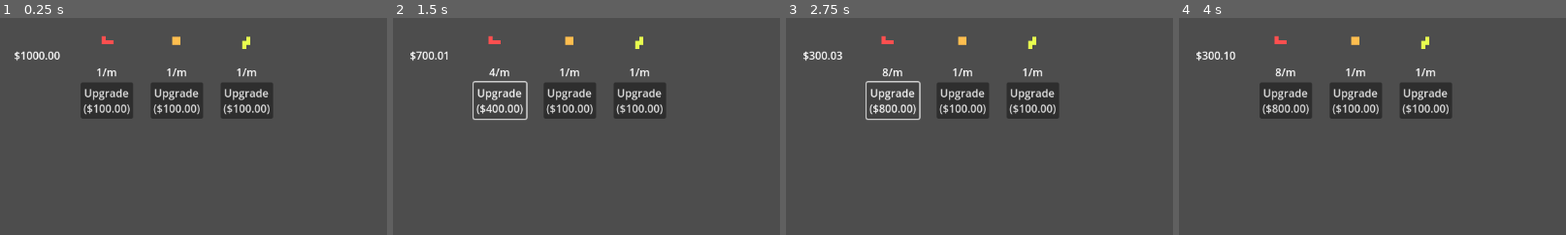
Above: before the commit, frames 1-4 (left to right).
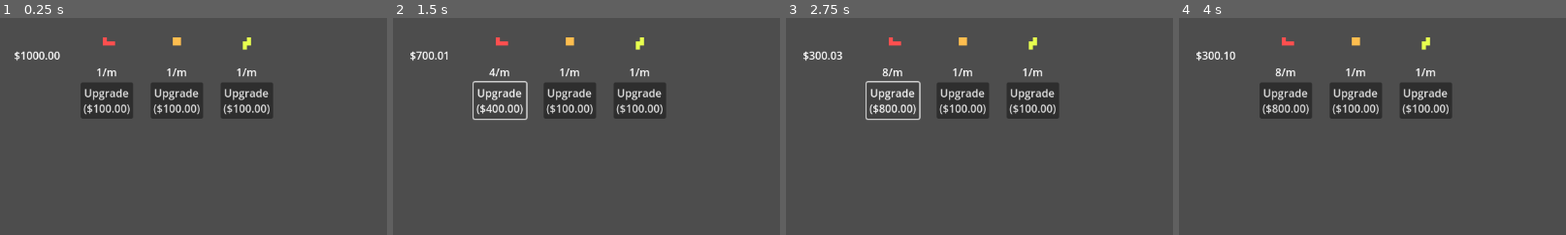
Above: after the commit, the same moments.

Repository: Shtevlogs/Widget-Co
Game: Godot game, scene res://main.tscn
Two runs of this game, one before a commit and one after it. Both use one fixed random seed, a clock stepped at 60 frames per second and the inputs below.
Inputs:
- Up to frame 1 (0.25 s): no input
- Up to frame 2 (1.5 s): click "Upgrade ($100.00)" at 0.5 s; click "Upgrade ($200.00)" at 1.25 s
- Up to frame 3 (2.75 s): click "Upgrade ($400.00)" at 2 s
- Up to frame 4 (4 s): click "Upgrade ($800.00)" at 2.75 s; click "Upgrade ($100)" at 3.5 s
The pictures show only the part of the screen within x 0-50%, y 0-50%; the shares and areas given below are measured in that part.

The runs differ from the first frame. In frame 1, 0.2% of the frame differs, in the area x 26-65%, y 8-15%; in frame 2, 0.3%, in the area x 24-65%, y 8-15%; in frame 3, 0.3%; in frame 4, 0.3%.

Commit message:
nudge control, stage handler updates, probably something else

Diff:
--- a/data/resources/mineables/0.tres
+++ b/data/resources/mineables/0.tres
@@ -6,5 +6,5 @@
 [resource]
 script = ExtResource("1_c851t")
 element = ExtResource("1_ne077")
-pattern = Array[bool]([true, false, false, false, false, false, false, false, false, false, true, true, true, false, false, false, false, false, false, false, false, false, false, false, false, false, false, false, false, false, false, false, false, false, false, false, false, false, false, false, false, false, false, false, false, false, false, false, false, false, false, false, false, false, false, false, false, false, false, false, false, false, fa …(264 unchanged characters)…
+pattern = Array[bool]([false, false, false, false, false, false, false, false, false, false, false, false, false, false, false, false, false, false, false, false, false, false, false, false, false, false, false, false, false, false, false, false, false, false, false, false, false, false, false, false, false, false, false, false, true, false, false, false, false, false, false, false, false, false, true, true, true, false, false, false, false, false, fa …(264 unchanged characters)…
 metadata/_custom_type_script = "uid://c5acgqypcql68"
--- a/data/resources/mineables/1.tres
+++ b/data/resources/mineables/1.tres
@@ -6,5 +6,5 @@
 [resource]
 script = ExtResource("2_cg7w8")
 element = ExtResource("1_t8p7w")
-pattern = Array[bool]([true, true, false, false, false, false, false, false, false, false, true, true, false, false, false, false, false, false, false, false, false, false, false, false, false, false, false, false, false, false, false, false, false, false, false, false, false, false, false, false, false, false, false, false, false, false, false, false, false, false, false, false, false, false, false, false, false, false, false, false, false, fa …(271 unchanged characters)…
+pattern = Array[bool]([false, false, false, false, false, false, false, false, false, false, false, false, false, false, false, false, false, false, false, false, false, false, false, false, false, false, false, false, false, false, false, false, false, false, false, false, false, false, false, false, false, false, false, false, true, true, false, false, false, false, false, false, false, false, true, true, false, false, false, false, false, fa …(271 unchanged characters)…
 metadata/_custom_type_script = "uid://c5acgqypcql68"
--- a/data/resources/mineables/2.tres
+++ b/data/resources/mineables/2.tres
@@ -6,5 +6,5 @@
 [resource]
 script = ExtResource("2_r3phe")
 element = ExtResource("1_dbokq")
-pattern = Array[bool]([false, true, false, false, false, false, false, false, false, false, true, true, false, false, false, false, false, false, false, false, true, false, false, false, false, false, false, false, false, false, false, false, false, false, false, false, false, false, false, false, false, false, false, false, false, false, false, false, false, false, false, false, false, false, false, false, false, false, false, false, false, false, false, false, false, false, false, false, false, false, fa …(208 unchanged characters)…
+pattern = Array[bool]([false, false, false, false, false, false, false, false, false, false, false, false, false, false, false, false, false, false, false, false, false, false, false, false, false, false, false, false, false, false, false, false, false, false, false, false, false, false, false, false, false, false, false, false, false, true, false, false, false, false, false, false, false, false, true, true, false, false, false, false, false, false, false, false, true, false, false, false, false, false, fa …(208 unchanged characters)…
 metadata/_custom_type_script = "uid://c5acgqypcql68"
--- /dev/null
+++ b/src/bus/stage_action_bus.gd
@@ -0,0 +1,5 @@
+class_name StageActionBus
+extends Resource
+
+@warning_ignore("unused_signal")
+signal on_stage_edit_end()
--- /dev/null
+++ b/src/bus/stage_action_bus.tres
@@ -0,0 +1,7 @@
+[gd_resource type="Resource" script_class="StageActionBus" load_steps=2 format=3 uid="uid://b1226272pebie"]
+
+[ext_resource type="Script" uid="uid://yio5pndys4iw" path="res://src/bus/stage_action_bus.gd" id="1_i8u8j"]
+
+[resource]
+script = ExtResource("1_i8u8j")
+metadata/_custom_type_script = "uid://yio5pndys4iw"
--- a/src/display/factory_stage_display.gd
+++ b/src/display/factory_stage_display.gd
@@ -33,9 +33,6 @@
 func _on_stage_info_hover(point: Vector2) -> void:
     stage_handler.hover(point)
 
-func get_result_widget(widget: Widget) -> Widget:
-    return stage_handler.get_result_widget(widget)
-
 func _on_edit_pressed() -> void:
     on_edit.emit(stage)
     stage.is_editing = true
--- a/src/display/mineable_display.gd
+++ b/src/display/mineable_display.gd
@@ -17,9 +17,7 @@
 
 func _update_ui() -> void:
     var blocks := _get_blocks()
-    var center := WidgetUtils.get_center(blocks)
     texture_rect.material.set_shader_parameter("blocks", blocks)
-    texture_rect.position = Vector2.ONE * 50 - center * 5 - Vector2.ONE * 5
     label.text = "%d/m" % mine.get_rate()
     button.text = "Upgrade\n($%0.2f)" % mine.get_upgrade_cost()
 
--- a/src/display/widget_rect_display.gd
+++ b/src/display/widget_rect_display.gd
@@ -6,16 +6,8 @@
 
 func assign(widget: Widget, double_width := false) -> void:
     var blocks := widget.blocks
-    var center := WidgetUtils.get_center_d(blocks) if double_width else WidgetUtils.get_center(blocks)
     if double_width:
         material.set_shader_parameter("double_blocks", blocks)
     else:
         material.set_shader_parameter("blocks", blocks)
     material.set_shader_parameter("double_width", double_width)
-
-    #TODO: if ever double_width != stage_display, add a second flag
-    if double_width: return
-
-    var width := custom_minimum_size.x
-    var offset := 0.3 if double_width else 0.4
-    position = Vector2.ONE * width * offset - center * width / 100
--- a/src/factory_screen.gd
+++ b/src/factory_screen.gd
@@ -2,6 +2,8 @@
 extends Panel
 
 static var _i : FactoryScreen
+
+const STAGE_ACTION_BUS : StageActionBus = preload("uid://b1226272pebie")
 
 const FACTORY_INPUT_DISPLAY := preload("uid://8lpxwb26b5y4")
 const FACTORY_STAGE_DISPLAY = preload("uid://dujc424ijvxk7")
@@ -39,6 +41,8 @@
 
     factory_result_display = WIDGET_RECT_DISPLAY.instantiate() as WidgetRectDisplay
     stages_container.add_child(factory_result_display)
+
+    STAGE_ACTION_BUS.on_stage_edit_end.connect(_flow_stages)
 
 
 static func open(factory_id : int) -> void:
@@ -82,9 +86,15 @@
         if active_factory.stages.size() > i:
             factory_stage_display_pool[i].visible = true
             var working_stage := active_factory.stages[i]
-            working_stage.widget_groups = working_groups.duplicate()
+            working_stage.widget_groups = working_groups
             factory_stage_display_pool[i].assign(working_widget, working_stage)
-            working_widget = factory_stage_display_pool[i].get_result_widget(working_widget)
+            var stage_handler := factory_stage_display_pool[i].stage_handler
+            if stage_handler.can_act():
+                working_groups = working_groups.duplicate()
+                var wwg := stage_handler.get_result_widget(working_widget,working_groups)
+                working_widget = wwg.widget
+            else:
+                stage_handler.unhighlight_all(_StageHandler.CANCEL)
         else:
             factory_stage_display_pool[i].visible = false
 
--- a/src/stage_handler/_stage_handler.gd
+++ b/src/stage_handler/_stage_handler.gd
@@ -8,13 +8,18 @@
 const SECONDARY := 3
 const CANCEL := 4
 
+const STAGE_ACTION_BUS : StageActionBus = preload("uid://b1226272pebie")
+
 var stage : Stage
 
 func assign(s: Stage) -> void:
    stage = s
 
 @abstract
-func get_result_widget(widget: Widget) -> Widget
+func get_result_widget(widget: Widget, groups: Array[int]) -> WidgetWithGroups
+
+@abstract
+func can_act() -> bool
 
 func click(point: Vector2) -> void:
     if point.x < 0 || point.x > 1.0 || point.y < 0 || point.y > 1.0:
@@ -40,6 +45,7 @@
 func on_stop_edit() -> void:
     stage.is_editing = false
     unhighlight_all()
+    STAGE_ACTION_BUS.on_stage_edit_end.emit()
 
 func get_pos_i(point: Vector2) -> Vector2i:
     var pos := point * 20.0 - Vector2.ONE * 0.5
@@ -51,6 +57,20 @@
     for i in 400:
         if stage.highlight_blocks[i] <= level:
             stage.highlight_blocks[i] = NONE
+
+func unhighlight_specific(level: int) -> void:
+    for i in 400:
+        if stage.highlight_blocks[i] == level:
+            stage.highlight_blocks[i] = NONE
+
+func pos_to_idx(pos: Vector2i) -> int:
+    if pos.x < 0 || pos.x >= 20 || pos.y < 0 || pos.y >= 20:
+        return -1
+    return pos.x + pos.y * 20
+
+func idx_to_pos(idx: int) -> Vector2i:
+    @warning_ignore("integer_division")
+    return Vector2i(idx % 20, idx / 20)
 
 func set_highlight_by_widget_group(widget_group: int, highlight_type: int = HOVER) -> void:
     for i in 400:
@@ -82,7 +102,32 @@
 
 func set_highlight_by_points(points: Array[Vector2i], highlight_type: int = HOVER) -> void:
     for point: Vector2i in points:
-        if point.x < 0 || point.x >= 20 || point.y < 0 || point.y >= 20: continue
-        var i := point.x + point.y * 20
+        var i := pos_to_idx(point)
+        if i < 0: continue
         if stage.highlight_blocks[i] < PRIMARY:
             stage.highlight_blocks[i] = highlight_type
+
+func shift_widget(widget_w_groups : WidgetWithGroups, location_a_parts : Array[Vector2i], location_b_parts : Array[Vector2i]) -> void:
+    var blocks : Array[int] = []
+    var groups : Array[int] = []
+    for point: Vector2i in location_a_parts:
+        var idx := pos_to_idx(point)
+        blocks.append(widget_w_groups.widget.blocks[idx])
+        groups.append(widget_w_groups.groups[idx])
+        widget_w_groups.widget.blocks[idx] = -1
+        widget_w_groups.groups[idx] = 0
+    for i: int in location_b_parts.size():
+        var point := location_b_parts[i]
+        var idx := pos_to_idx(point)
+        if idx < 0:
+            continue
+        widget_w_groups.widget.blocks[idx] = blocks[i]
+        widget_w_groups.groups[idx] = groups[i]
+
+
+class WidgetWithGroups:
+    var widget: Widget
+    var groups: Array[int]
+    func _init(w: Widget, g: Array[int]) -> void:
+        widget = w
+        groups = g
--- a/src/stage_handler/nudge.gd
+++ b/src/stage_handler/nudge.gd
@@ -1,16 +1,32 @@
 class_name Nudge
 extends _StageHandler
 
-var selected_widget_group_points: Array[Vector2i]
+func get_result_widget(widget: Widget, groups: Array[int]) -> _StageHandler.WidgetWithGroups:
+    var result_widget := widget.duplicate(true)
+    var wwg := _StageHandler.WidgetWithGroups.new(result_widget, groups)
 
-func get_result_widget(widget: Widget) -> Widget:
-    var result_widget := widget.duplicate(true)
+    var location_a_idx := pos_to_idx(stage.location_a)
+    var widget_group := stage.widget_groups[location_a_idx]
+    var location_a_parts := get_widget_group_points(widget_group)
+    var location_b_parts := _create_move_points(stage.location_b, location_a_parts)
 
-    return result_widget
+    shift_widget(wwg, location_a_parts, location_b_parts)
+
+    return wwg
+
+func can_act() -> bool:
+    if !stage.has_location_a || !stage.has_location_b :
+        return false
+
+    var location_a_idx := pos_to_idx(stage.location_a)
+    var widget_group := stage.widget_groups[location_a_idx]
+    var location_a_parts := get_widget_group_points(widget_group)
+    var location_b_parts := _create_move_points(stage.location_b, location_a_parts)
+
+    return _can_nudge(location_a_parts, location_b_parts)
 
 func on_begin_edit() -> void:
     super.on_begin_edit()
-    selected_widget_group_points.clear()
 
 func on_click(pos_i: Vector2i) -> void:
     var idx := pos_i.x + pos_i.y * 20
@@ -21,9 +37,11 @@
         set_highlight_by_widget_group(widget_group, PRIMARY)
         stage.has_location_a = true
         stage.location_a = pos_i
-        selected_widget_group_points = get_widget_group_points(widget_group)
     elif !stage.has_location_b:
-        var move_points := _create_move_points(pos_i)
+        var location_a_idx := pos_to_idx(stage.location_a)
+        var widget_group := stage.widget_groups[location_a_idx]
+        var location_a_parts := get_widget_group_points(widget_group)
+        var move_points := _create_move_points(pos_i, location_a_parts)
         set_highlight_by_points(move_points, SECONDARY)
         stage.has_location_b = true
         stage.location_b = pos_i
@@ -31,6 +49,7 @@
 
 func on_hover(pos_i : Vector2i) -> void:
     unhighlight_all()
+    unhighlight_specific(CANCEL)
 
     var idx := pos_i.x + pos_i.y * 20
     if !stage.has_location_a:
@@ -41,10 +60,25 @@
             if stage.highlight_blocks[idx] == NONE:
                 stage.highlight_blocks[idx] = HOVER
     elif !stage.has_location_b:
-        var move_points := _create_move_points(pos_i)
-        set_highlight_by_points(move_points)
+        var location_a_idx := pos_to_idx(stage.location_a)
+        var widget_group := stage.widget_groups[location_a_idx]
+        var location_a_parts := get_widget_group_points(widget_group)
+        var move_points := _create_move_points(pos_i, location_a_parts)
+        var can_nudge := _can_nudge(location_a_parts, move_points)
+        set_highlight_by_points(move_points, HOVER if can_nudge else CANCEL)
 
-func _create_move_points(pos_i: Vector2i) -> Array[Vector2i]:
+func _can_nudge(location_a_parts: Array[Vector2i], location_b_parts: Array[Vector2i] ) -> bool:
+    for point : Vector2i in location_b_parts:
+        if location_a_parts.any(func(p: Vector2i) -> bool: return p == point):
+            continue
+        var idx := pos_to_idx(point)
+
+        if idx >= 0 && stage.widget_groups[idx] != NONE:
+            return false
+
+    return true
+
+func _create_move_points(pos_i: Vector2i, selected_widget_group_points: Array[Vector2i]) -> Array[Vector2i]:
         var selected_center := get_points_center(selected_widget_group_points)
         var diff = Vector2(pos_i) - selected_center
         var highlight_offset := Vector2i.ZERO
Not shown, added: src/bus/stage_action_bus.gd.uid
Not shown, changed: .pm/0_backlog.md
Not shown, changed: .pm/1_todo.md
Not shown, changed: .pm/2_doing.md
Not shown, changed: .pm/3_done.md
